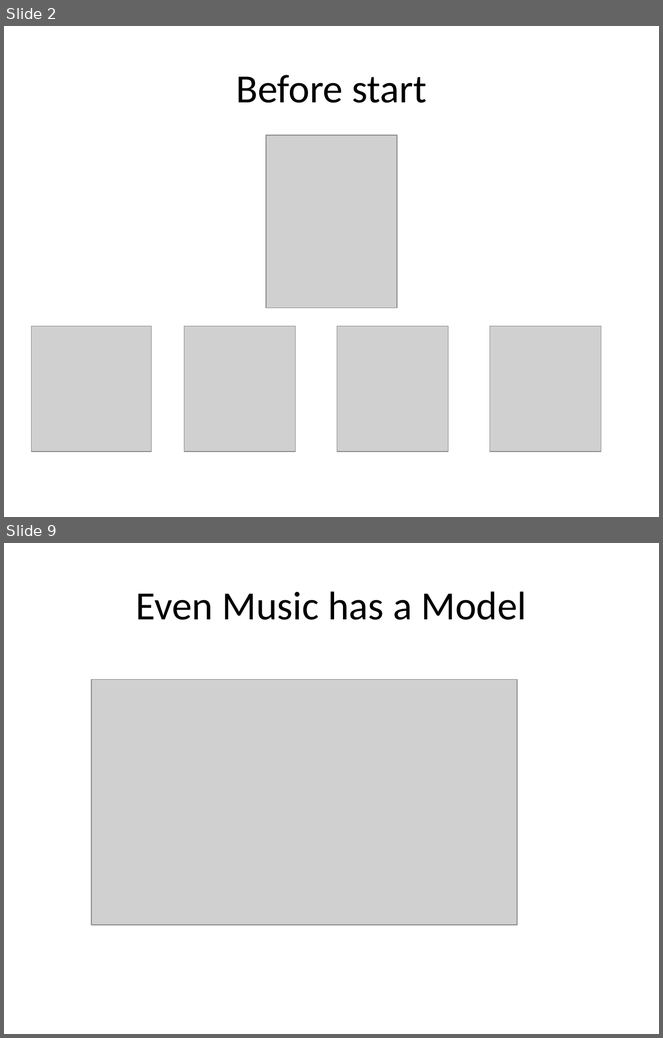
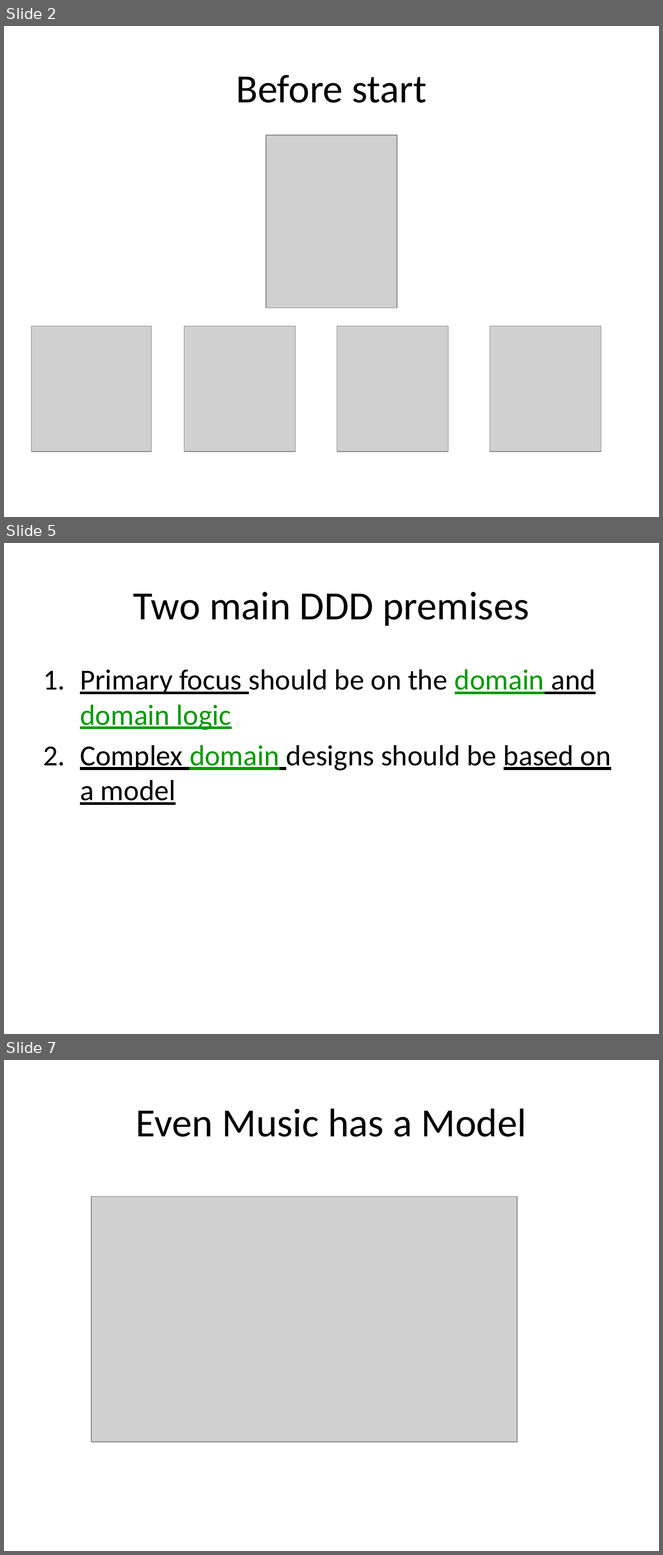
Before and after one commit to arturtv/dddpresentation, a slide deck: Domain-DrivenDesign.A.Trosin.pptx. Shown one above the other, each under a label of ours: slides 2 and 9 before the commit, slides 2, 5 and 7 after it; the slides between them are not shown. The pictures are 663x1038 and 663x1555 pixels, drawn with LibreOffice and Linux fonts; fonts in the diff are those of the drawing; grey boxes stand for pictures. Boxes give left, top, right and bottom in pixels: in the first picture for what was removed or moved away, otherwise in the second. Text is boxed around its words. In the diff, an @@ line names an element or a change of style, - is before the commit and + after.

```diff
--- a/Domain-DrivenDesign.A.Trosin.pptx
+++ b/Domain-DrivenDesign.A.Trosin.pptx
@@ slide 5 added at <box>4,543,659,1034</box>, background #FFFFFF @@
@@ title added at <box>133,592,529,626</box>, 44 pt, text #000000 @@
+Two main DDD premises
@@ text added at <box>80,669,611,805</box>, 32 pt, text #000000, underline @@
+1. Primary focus should be on the domain and domain logic
+2. Complex domain designs should be based on a model
@@ what was slide 9 is now slide 7 @@
```
Also in this commit, not shown: 7 slides changed, 1 other slide added, 1 slide removed.
